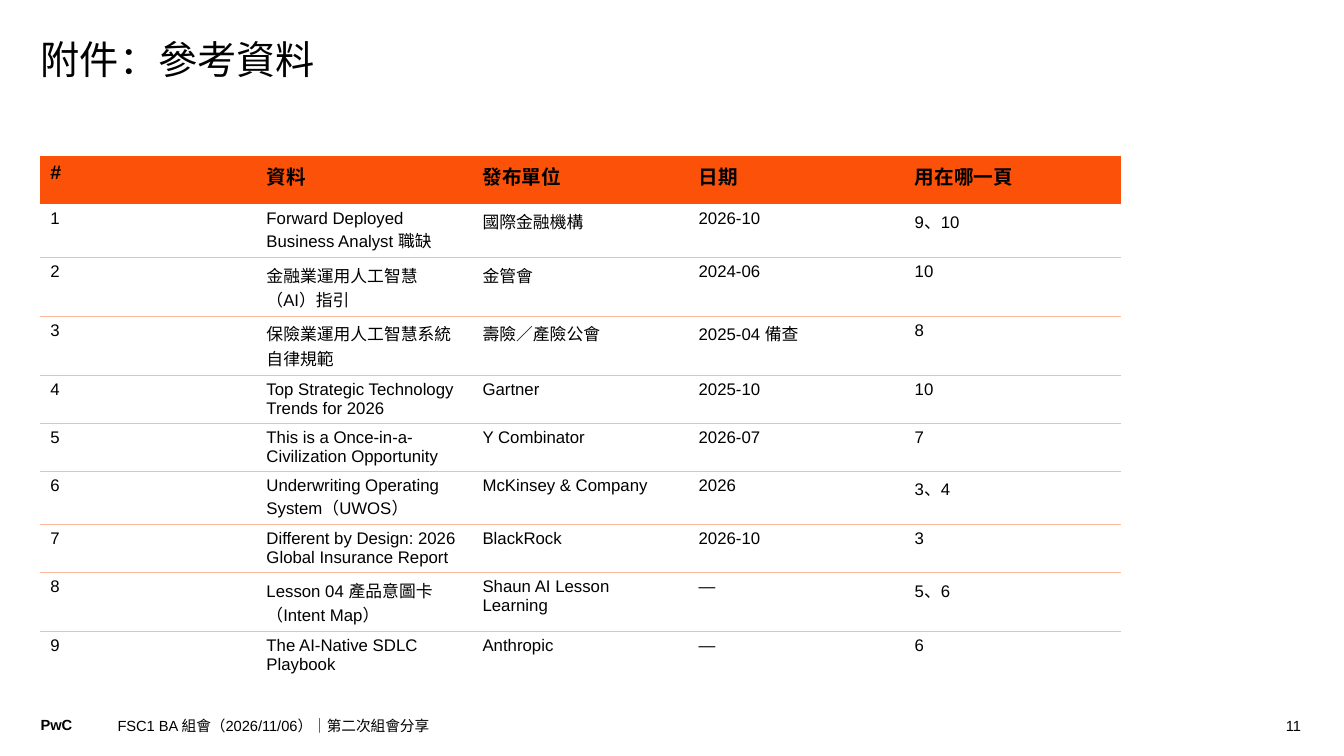
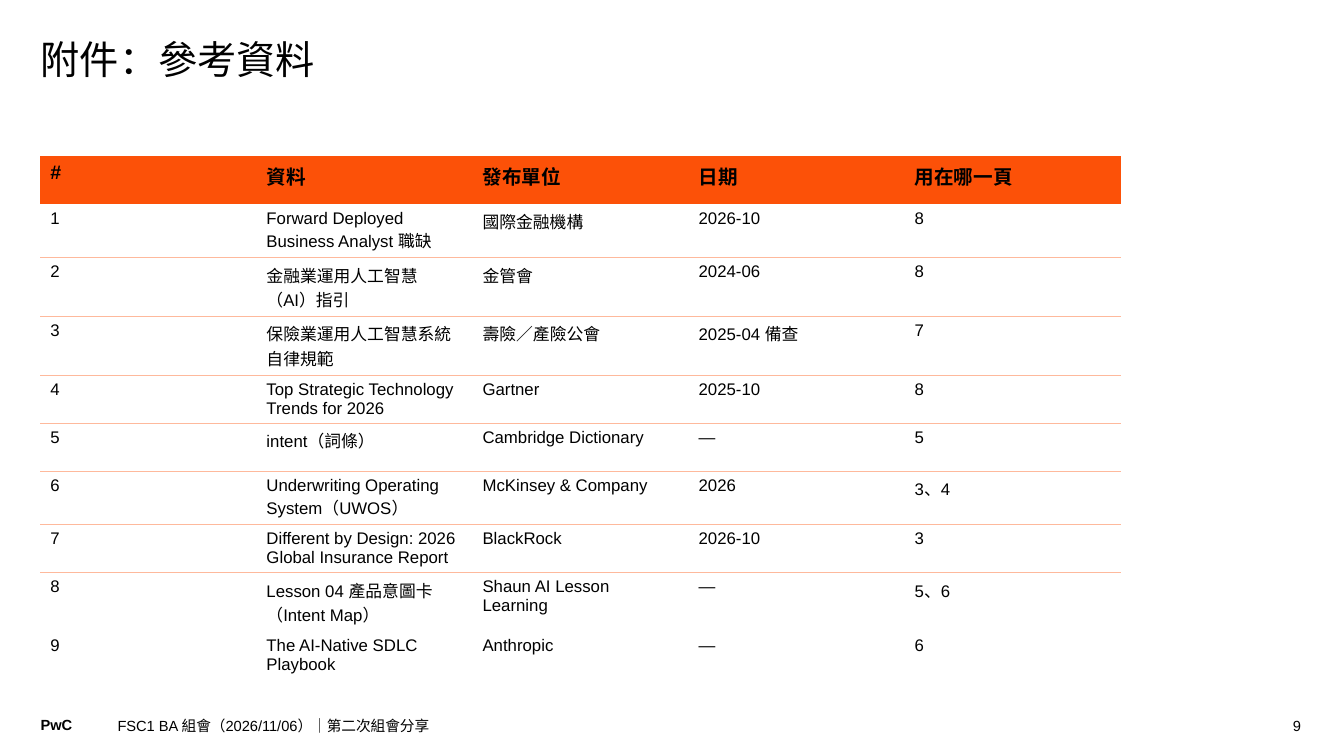
Before and after one commit to Robshao/PwC_FSC1, a slide deck: slide 9 of pwc-fsc1-ai-short-vid/07-ba-team-meeting-1021/BA組會分享_1106.pptx (slide 11 before the commit). Drawn at 1344x756 pixels with LibreOffice and Linux fonts; fonts in the diff are those of the drawing. Boxes give left, top, right and bottom in pixels: in the first picture for what was removed or moved away, otherwise in the second. Text is boxed around its words. In the diff, an @@ line names an element or a change of style, - is before the commit and + after.

```diff
--- a/pwc-fsc1-ai-short-vid/07-ba-team-meeting-1021/BA組會分享_1106.pptx
+++ b/pwc-fsc1-ai-short-vid/07-ba-team-meeting-1021/BA組會分享_1106.pptx
@@ table at (x1=40, y1=156, x2=1119, y2=678) @@
-row 2, column 5: 9、10
+row 2, column 5: 8
-row 3, column 5: 10
+row 3, column 5: 8
-row 4, column 5: 8
+row 4, column 5: 7
-row 5, column 5: 10
+row 5, column 5: 8
-row 6: 5 | This is a Once-in-a-Civilization Opportunity | Y Combinator | 2026-07 | 7
+row 6: 5 | intent（詞條） | Cambridge Dictionary | — | 5
@@ borders changed @@
@@ page number at (x1=1293, y1=720, x2=1301, y2=731): text changed @@
-11
+9
```
Also in this commit, not shown: 7 other slides changed, 2 slides removed, 2 other files.
